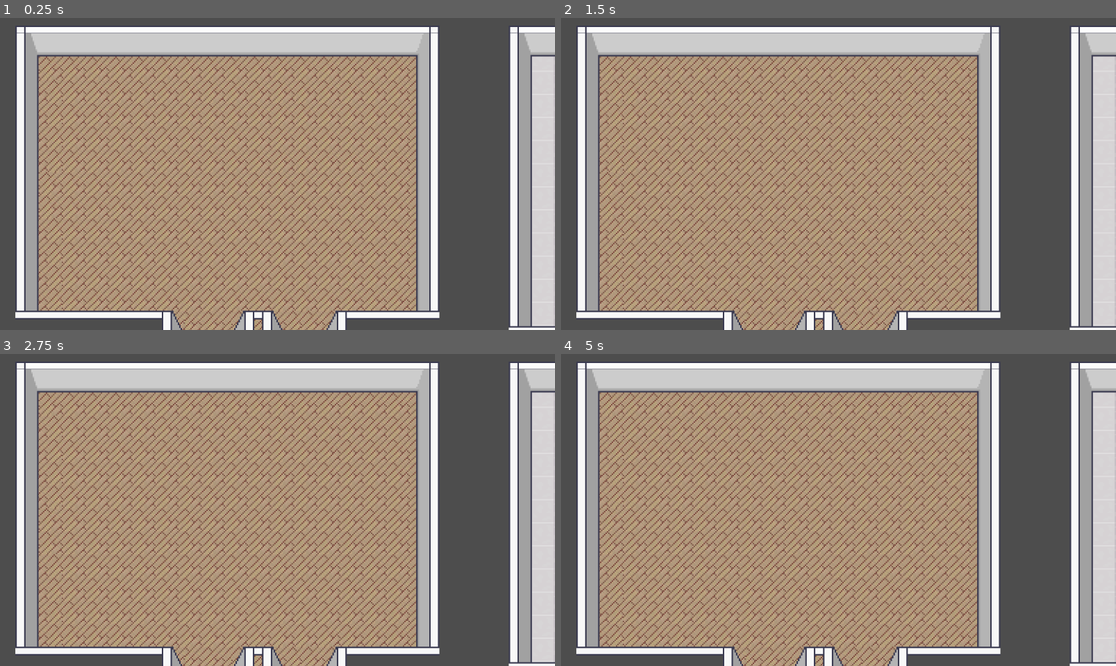
Above: before the commit, frames 1-4 (two rows, left to right).
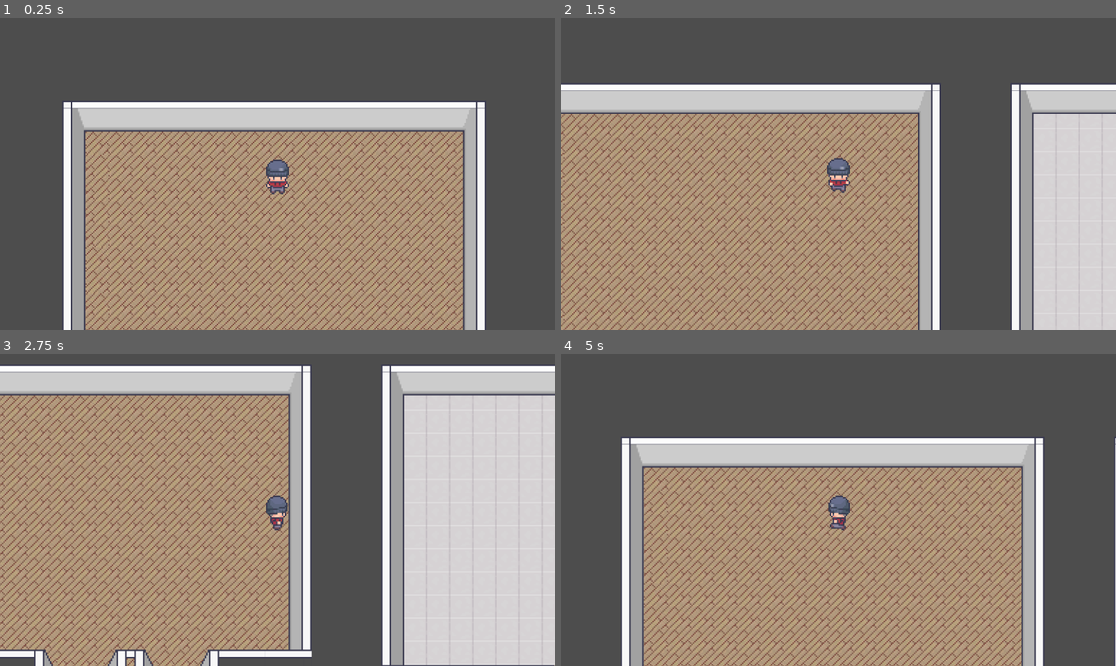
Above: after the commit, the same moments.

Repository: DaDave/JameGam-49
Game: Godot game, scene res://scenes/game/game.tscn
Two runs of this game, one before a commit and one after it. Both use one fixed random seed, a clock stepped at 60 frames per second and the inputs below. This scene is started directly instead of the project's main scene.
Inputs:
- Up to frame 1 (0.25 s): no input
- Up to frame 2 (1.5 s): tap Enter (player_interact) at 0.5, 1.35 s; hold D (player_right) 0.53-1.28 s; tap Space (player_dodge) at 0.6 s; hold S (player_down) from 1.28 s (still down)
- Up to frame 3 (2.75 s): release S (player_down) at 2.03 s; hold D (player_right) from 2.03 s (still down); tap Space (player_dodge) at 2.1 s
- Up to frame 4 (5 s): release D (player_right) at 2.78 s; hold Up (player_up) 2.78-3.53 s; tap Enter (player_interact) at 2.85, 4.35 s; hold Left (player_left) from 3.53 s (still down); tap Space (player_dodge) at 3.6 s

The runs differ from the first frame. In frame 1, 63% of the frame differs, in the area x 2-100%, y 2-100%; in frame 2, 67%; in frame 3, 66%; in frame 4, 67%.

Commit message:
Added collider for tiles

Diff:
--- a/scenes/game/game.tscn
+++ b/scenes/game/game.tscn
@@ -1,7 +1,8 @@
-[gd_scene load_steps=21 format=4 uid="uid://k0reyf16mn4x"]
+[gd_scene load_steps=22 format=4 uid="uid://k0reyf16mn4x"]
 
 [ext_resource type="Script" uid="uid://s7wtswnm8mhe" path="res://scenes/game/game.gd" id="1_0sr1o"]
 [ext_resource type="PackedScene" uid="uid://ciri27wpl8l7m" path="res://scenes/pause_menu/pause_menu.tscn" id="1_sul5r"]
+[ext_resource type="PackedScene" uid="uid://bv3co3tcjuqgx" path="res://scenes/player/Player.tscn" id="2_5jirj"]
 [ext_resource type="Texture2D" uid="uid://co08cid1pk4oh" path="res://assets/spritesheets/Generic_Home_1_Layer_1_48x48.png" id="3_kelw5"]
 [ext_resource type="Texture2D" uid="uid://bg5s7ytaf8w1b" path="res://assets/spritesheets/Condominium_Design_layer_1_48x48.png" id="4_kp23o"]
 [ext_resource type="PackedScene" uid="uid://jw72sm4n7uia" path="res://scenes/game_over_menu/game_over_menu.tscn" id="4_lfrn8"]
@@ -17,12 +18,18 @@
 texture_region_size = Vector2i(48, 48)
 use_texture_padding = false
 6:0/0 = 0
+6:0/0/physics_layer_0/polygon_0/points = PackedVector2Array(-24.836853, 23.707901, 24.83685, 23.707901, 24.83685, -23.707905, -24.272377, -24.272377)
 7:0/0 = 0
 8:0/0 = 0
+8:0/0/physics_layer_0/polygon_0/points = PackedVector2Array(-24.836853, 23.707901, 24.83685, 23.707901, 24.83685, -23.707905, -24.272377, -24.272377)
 9:0/0 = 0
+9:0/0/physics_layer_0/polygon_0/points = PackedVector2Array(-24.836853, 23.707901, 24.83685, 23.707901, 24.83685, -23.707905, -24.272377, -24.272377)
 10:0/0 = 0
+10:0/0/physics_layer_0/polygon_0/points = PackedVector2Array(-24.836853, 23.707901, 24.83685, 23.707901, 24.83685, -23.707905, -24.272377, -24.272377)
 11:0/0 = 0
+11:0/0/physics_layer_0/polygon_0/points = PackedVector2Array(-24.836853, 23.707901, 24.83685, 23.707901, 24.83685, -23.707905, -24.272377, -24.272377)
 12:0/0 = 0
+12:0/0/physics_layer_0/polygon_0/points = PackedVector2Array(-24.836853, 23.707901, 24.83685, 23.707901, 24.83685, -23.707905, -24.272377, -24.272377)
 13:0/0 = 0
 14:0/0 = 0
 15:0/0 = 0
@@ -50,12 +57,18 @@
 37:0/0 = 0
 38:0/0 = 0
 6:1/0 = 0
+6:1/0/physics_layer_0/polygon_0/points = PackedVector2Array(-24.836853, 23.707901, 24.83685, 23.707901, 24.83685, -23.707905, -24.272377, -24.272377)
 7:1/0 = 0
 8:1/0 = 0
+8:1/0/physics_layer_0/polygon_0/points = PackedVector2Array(-24.836853, 23.707901, 24.83685, 23.707901, 24.83685, -23.707905, -24.272377, -24.272377)
 9:1/0 = 0
+9:1/0/physics_layer_0/polygon_0/points = PackedVector2Array(-24.836853, 23.707901, 24.83685, 23.707901, 24.83685, -23.707905, -24.272377, -24.272377)
 10:1/0 = 0
+10:1/0/physics_layer_0/polygon_0/points = PackedVector2Array(-24.836853, 23.707901, 24.83685, 23.707901, 24.83685, -23.707905, -24.272377, -24.272377)
 11:1/0 = 0
+11:1/0/physics_layer_0/polygon_0/points = PackedVector2Array(-24.836853, 23.707901, 24.83685, 23.707901, 24.83685, -23.707905, -24.272377, -24.272377)
 12:1/0 = 0
+12:1/0/physics_layer_0/polygon_0/points = PackedVector2Array(-24.836853, 23.707901, 24.83685, 23.707901, 24.83685, -23.707905, -24.272377, -24.272377)
 13:1/0 = 0
 14:1/0 = 0
 15:1/0 = 0
@@ -89,6 +102,7 @@
 10:2/0 = 0
 11:2/0 = 0
 12:2/0 = 0
+12:2/0/physics_layer_0/polygon_0/points = PackedVector2Array(-24.836853, 23.707901, 24.83685, 23.707901, 24.83685, -23.707905, -24.272377, -24.272377)
 13:2/0 = 0
 14:2/0 = 0
 15:2/0 = 0
@@ -122,7 +136,9 @@
 10:3/0 = 0
 11:3/0 = 0
 12:3/0 = 0
+12:3/0/physics_layer_0/polygon_0/points = PackedVector2Array(-24.836853, 23.707901, 24.83685, 23.707901, 24.83685, -23.707905, -24.272377, -24.272377)
 13:3/0 = 0
+13:3/0/physics_layer_0/polygon_0/points = PackedVector2Array(-24.836853, 23.707901, 24.83685, 23.707901, 24.83685, -23.707905, -24.272377, -24.272377)
 14:3/0 = 0
 15:3/0 = 0
 16:3/0 = 0
@@ -155,7 +171,9 @@
 10:4/0 = 0
 11:4/0 = 0
 12:4/0 = 0
+12:4/0/physics_layer_0/polygon_0/points = PackedVector2Array(-24.836853, 23.707901, 24.83685, 23.707901, 24.83685, -23.707905, -24.272377, -24.272377)
 13:4/0 = 0
+13:4/0/physics_layer_0/polygon_0/points = PackedVector2Array(-24.836853, 23.707901, 24.83685, 23.707901, 24.83685, -23.707905, -24.272377, -24.272377)
 14:4/0 = 0
 15:4/0 = 0
 16:4/0 = 0
@@ -215,8 +233,11 @@
 37:5/0 = 0
 38:5/0 = 0
 0:6/0 = 0
+0:6/0/physics_layer_0/polygon_0/points = PackedVector2Array(-24.836853, 23.707901, 24.83685, 23.707901, 24.83685, -23.707905, -24.272377, -24.272377)
 1:6/0 = 0
+1:6/0/physics_layer_0/polygon_0/points = PackedVector2Array(-24.836853, 23.707901, 24.83685, 23.707901, 24.83685, -23.707905, -24.272377, -24.272377)
 2:6/0 = 0
+2:6/0/physics_layer_0/polygon_0/points = PackedVector2Array(-24.836853, 23.707901, 24.83685, 23.707901, 24.83685, -23.707905, -24.272377, -24.272377)
 3:6/0 = 0
 4:6/0 = 0
 5:6/0 = 0
@@ -227,7 +248,9 @@
 10:6/0 = 0
 11:6/0 = 0
 12:6/0 = 0
+12:6/0/physics_layer_0/polygon_0/points = PackedVector2Array(-24.836853, 23.707901, 24.83685, 23.707901, 24.83685, -23.707905, -24.272377, -24.272377)
 13:6/0 = 0
+13:6/0/physics_layer_0/polygon_0/points = PackedVector2Array(-24.836853, 23.707901, 24.83685, 23.707901, 24.83685, -23.707905, -24.272377, -24.272377)
 14:6/0 = 0
 15:6/0 = 0
 16:6/0 = 0
@@ -256,6 +279,7 @@
 0:7/0 = 0
 1:7/0 = 0
 2:7/0 = 0
+2:7/0/physics_layer_0/polygon_0/points = PackedVector2Array(-24.836853, 23.707901, 24.83685, 23.707901, 24.83685, -23.707905, -24.272377, -24.272377)
 3:7/0 = 0
 4:7/0 = 0
 5:7/0 = 0
@@ -266,6 +290,7 @@
 10:7/0 = 0
 11:7/0 = 0
 12:7/0 = 0
+12:7/0/physics_layer_0/polygon_0/points = PackedVector2Array(-24.836853, 23.707901, 24.83685, 23.707901, 24.83685, -23.707905, -24.272377, -24.272377)
 13:7/0 = 0
 14:7/0 = 0
 15:7/0 = 0
@@ -295,16 +320,26 @@
 0:8/0 = 0
 1:8/0 = 0
 2:8/0 = 0
+2:8/0/physics_layer_0/polygon_0/points = PackedVector2Array(-24.836853, 23.707901, 24.83685, 23.707901, 24.83685, -23.707905, -24.272377, -24.272377)
 3:8/0 = 0
+3:8/0/physics_layer_0/polygon_0/points = PackedVector2Array(-24.836853, 23.707901, 24.83685, 23.707901, 24.83685, -23.707905, -24.272377, -24.272377)
 4:8/0 = 0
+4:8/0/physics_layer_0/polygon_0/points = PackedVector2Array(-24.836853, 23.707901, 24.83685, 23.707901, 24.83685, -23.707905, -24.272377, -24.272377)
 5:8/0 = 0
+5:8/0/physics_layer_0/polygon_0/points = PackedVector2Array(-24.836853, 23.707901, 24.83685, 23.707901, 24.83685, -23.707905, -24.272377, -24.272377)
 6:8/0 = 0
+6:8/0/physics_layer_0/polygon_0/points = PackedVector2Array(-24.836853, 23.707901, 24.83685, 23.707901, 24.83685, -23.707905, -24.272377, -24.272377)
 7:8/0 = 0
 8:8/0 = 0
+8:8/0/physics_layer_0/polygon_0/points = PackedVector2Array(-24.836853, 23.707901, 24.83685, 23.707901, 24.83685, -23.707905, -24.272377, -24.272377)
 9:8/0 = 0
+9:8/0/physics_layer_0/polygon_0/points = PackedVector2Array(-24.836853, 23.707901, 24.83685, 23.707901, 24.83685, -23.707905, -24.272377, -24.272377)
 10:8/0 = 0
+10:8/0/physics_layer_0/polygon_0/points = PackedVector2Array(-24.836853, 23.707901, 24.83685, 23.707901, 24.83685, -23.707905, -24.272377, -24.272377)
 11:8/0 = 0
+11:8/0/physics_layer_0/polygon_0/points = PackedVector2Array(-24.836853, 23.707901, 24.83685, 23.707901, 24.83685, -23.707905, -24.272377, -24.272377)
 12:8/0 = 0
+12:8/0/physics_layer_0/polygon_0/points = PackedVector2Array(-24.836853, 23.707901, 24.83685, 23.707901, 24.83685, -23.707905, -24.272377, -24.272377)
 13:8/0 = 0
 14:8/0 = 0
 15:8/0 = 0
@@ -334,16 +369,26 @@
 0:9/0 = 0
 1:9/0 = 0
 2:9/0 = 0
+2:9/0/physics_layer_0/polygon_0/points = PackedVector2Array(-24.836853, 23.707901, 24.83685, 23.707901, 24.83685, -23.707905, -24.272377, -24.272377)
 3:9/0 = 0
+3:9/0/physics_layer_0/polygon_0/points = PackedVector2Array(-24.836853, 23.707901, 24.83685, 23.707901, 24.83685, -23.707905, -24.272377, -24.272377)
 4:9/0 = 0
+4:9/0/physics_layer_0/polygon_0/points = PackedVector2Array(-24.836853, 23.707901, 24.83685, 23.707901, 24.83685, -23.707905, -24.272377, -24.272377)
 5:9/0 = 0
+5:9/0/physics_layer_0/polygon_0/points = PackedVector2Array(-24.836853, 23.707901, 24.83685, 23.707901, 24.83685, -23.707905, -24.272377, -24.272377)
 6:9/0 = 0
+6:9/0/physics_layer_0/polygon_0/points = PackedVector2Array(-24.836853, 23.707901, 24.83685, 23.707901, 24.83685, -23.707905, -24.272377, -24.272377)
 7:9/0 = 0
 8:9/0 = 0
+8:9/0/physics_layer_0/polygon_0/points = PackedVector2Array(-24.836853, 23.707901, 24.83685, 23.707901, 24.83685, -23.707905, -24.272377, -24.272377)
 9:9/0 = 0
+9:9/0/physics_layer_0/polygon_0/points = PackedVector2Array(-24.836853, 23.707901, 24.83685, 23.707901, 24.83685, -23.707905, -24.272377, -24.272377)
 10:9/0 = 0
+10:9/0/physics_layer_0/polygon_0/points = PackedVector2Array(-24.836853, 23.707901, 24.83685, 23.707901, 24.83685, -23.707905, -24.272377, -24.272377)
 11:9/0 = 0
+11:9/0/physics_layer_0/polygon_0/points = PackedVector2Array(-24.836853, 23.707901, 24.83685, 23.707901, 24.83685, -23.707905, -24.272377, -24.272377)
 12:9/0 = 0
+12:9/0/physics_layer_0/polygon_0/points = PackedVector2Array(-24.836853, 23.707901, 24.83685, 23.707901, 24.83685, -23.707905, -24.272377, -24.272377)
 13:9/0 = 0
 14:9/0 = 0
 15:9/0 = 0
@@ -376,6 +421,7 @@
 0:10/0 = 0
 1:10/0 = 0
 2:10/0 = 0
+2:10/0/physics_layer_0/polygon_0/points = PackedVector2Array(-24.836853, 23.707901, 24.83685, 23.707901, 24.83685, -23.707905, -24.272377, -24.272377)
 3:10/0 = 0
 4:10/0 = 0
 5:10/0 = 0
@@ -386,6 +432,7 @@
 10:10/0 = 0
 11:10/0 = 0
 12:10/0 = 0
+12:10/0/physics_layer_0/polygon_0/points = PackedVector2Array(-24.836853, 23.707901, 24.83685, 23.707901, 24.83685, -23.707905, -24.272377, -24.272377)
 13:10/0 = 0
 14:10/0 = 0
 15:10/0 = 0
@@ -418,6 +465,7 @@
 0:11/0 = 0
 1:11/0 = 0
 2:11/0 = 0
+2:11/0/physics_layer_0/polygon_0/points = PackedVector2Array(-24.836853, 23.707901, 24.83685, 23.707901, 24.83685, -23.707905, -24.272377, -24.272377)
 3:11/0 = 0
 4:11/0 = 0
 5:11/0 = 0
@@ -428,6 +476,7 @@
 10:11/0 = 0
 11:11/0 = 0
 12:11/0 = 0
+12:11/0/physics_layer_0/polygon_0/points = PackedVector2Array(-24.836853, 23.707901, 24.83685, 23.707901, 24.83685, -23.707905, -24.272377, -24.272377)
 13:11/0 = 0
 14:11/0 = 0
 15:11/0 = 0
@@ -460,6 +509,7 @@
 0:12/0 = 0
 1:12/0 = 0
 2:12/0 = 0
+2:12/0/physics_layer_0/polygon_0/points = PackedVector2Array(-24.836853, 23.707901, 24.83685, 23.707901, 24.83685, -23.707905, -24.272377, -24.272377)
 3:12/0 = 0
 4:12/0 = 0
 5:12/0 = 0
@@ -470,6 +520,7 @@
 10:12/0 = 0
 11:12/0 = 0
 12:12/0 = 0
+12:12/0/physics_layer_0/polygon_0/points = PackedVector2Array(-24.836853, 23.707901, 24.83685, 23.707901, 24.83685, -23.707905, -24.272377, -24.272377)
 13:12/0 = 0
 14:12/0 = 0
 15:12/0 = 0
@@ -1451,36 +1502,50 @@
 37:39/0 = 0
 38:39/0 = 0
 2:0/0 = 0
+2:0/0/physics_layer_0/polygon_0/points = PackedVector2Array(-24.836853, 23.707901, 24.83685, 23.707901, 24.83685, -23.707905, -24.272377, -24.272377)
 3:0/0 = 0
+3:0/0/physics_layer_0/polygon_0/points = PackedVector2Array(-24.836853, 23.707901, 24.83685, 23.707901, 24.83685, -23.707905, -24.272377, -24.272377)
 3:1/0 = 0
+3:1/0/physics_layer_0/polygon_0/points = PackedVector2Array(-24.836853, 23.707901, 24.83685, 23.707901, 24.83685, -23.707905, -24.272377, -24.272377)
 4:1/0 = 0
+4:1/0/physics_layer_0/polygon_0/points = PackedVector2Array(-24.836853, 23.707901, 24.83685, 23.707901, 24.83685, -23.707905, -24.272377, -24.272377)
 5:1/0 = 0
+5:1/0/physics_layer_0/polygon_0/points = PackedVector2Array(-24.836853, 23.707901, 24.83685, 23.707901, 24.83685, -23.707905, -24.272377, -24.272377)
 5:2/0 = 0
 5:3/0 = 0
 5:4/0 = 0
 5:5/0 = 0
 5:0/0 = 0
+5:0/0/physics_layer_0/polygon_0/points = PackedVector2Array(-24.836853, 23.707901, 24.83685, 23.707901, 24.83685, -23.707905, -24.272377, -24.272377)
 4:2/0 = 0
 4:3/0 = 0
 4:4/0 = 0
 4:0/0 = 0
+4:0/0/physics_layer_0/polygon_0/points = PackedVector2Array(-24.836853, 23.707901, 24.83685, 23.707901, 24.83685, -23.707905, -24.272377, -24.272377)
 3:4/0 = 0
 3:5/0 = 0
 3:3/0 = 0
 3:2/0 = 0
 4:5/0 = 0
 2:3/0 = 0
+2:3/0/physics_layer_0/polygon_0/points = PackedVector2Array(-24.836853, 23.707901, 24.83685, 23.707901, 24.83685, -23.707905, -24.272377, -24.272377)
 2:2/0 = 0
+2:2/0/physics_layer_0/polygon_0/points = PackedVector2Array(-24.836853, 23.707901, 24.83685, 23.707901, 24.83685, -23.707905, -24.272377, -24.272377)
 2:1/0 = 0
+2:1/0/physics_layer_0/polygon_0/points = PackedVector2Array(-24.836853, 23.707901, 24.83685, 23.707901, 24.83685, -23.707905, -24.272377, -24.272377)
 1:1/0 = 0
 1:0/0 = 0
 1:4/0 = 0
 1:5/0 = 0
 1:3/0 = 0
+1:3/0/physics_layer_0/polygon_0/points = PackedVector2Array(-24.836853, 23.707901, 24.83685, 23.707901, 24.83685, -23.707905, -24.272377, -24.272377)
 1:2/0 = 0
+1:2/0/physics_layer_0/polygon_0/points = PackedVector2Array(-24.836853, 23.707901, 24.83685, 23.707901, 24.83685, -23.707905, -24.272377, -24.272377)
 0:3/0 = 0
+0:3/0/physics_layer_0/polygon_0/points = PackedVector2Array(-24.836853, 23.707901, 24.83685, 23.707901, 24.83685, -23.707905, -24.272377, -24.272377)
 0:4/0 = 0
 0:2/0 = 0
+0:2/0/physics_layer_0/polygon_0/points = PackedVector2Array(-24.836853, 23.707901, 24.83685, 23.707901, 24.83685, -23.707905, -24.272377, -24.272377)
 0:5/0 = 0
 2:4/0 = 0
 2:5/0 = 0
@@ -10555,21 +10620,8 @@
 [node name="Game" type="Node2D"]
 script = ExtResource("1_0sr1o")
 
-[node name="Rooms" type="Node2D" parent="."]
-
-[node name="CoffeeKitchen" type="Node2D" parent="Rooms"]
-
-[node name="BossOffice" type="Node2D" parent="Rooms"]
-
-[node name="Warehouse" type="Node2D" parent="Rooms"]
-
-[node name="Reception" type="Node2D" parent="Rooms"]
-
-[node name="MeetingRoom" type="Node2D" parent="Rooms"]
-
-[node name="OpenPlanOffice" type="Node2D" parent="Rooms"]
-
 [node name="TileMap" type="TileMap" parent="."]
+position = Vector2(-2, 48)
 tile_set = SubResource("TileSet_0sr1o")
 format = 2
 layer_0/tile_data = PackedInt32Array(393373, 458757, 8, 393376, 458757, 8, 393379, 458757, 8, 393382, 458757, 8, 393384 …(38868 unchanged characters)…
@@ -10588,6 +10640,23 @@
 use_parent_material = true
 tile_set = SubResource("TileSet_0sr1o")
 
+[node name="Rooms" type="Node2D" parent="."]
+
+[node name="CoffeeKitchen" type="Node2D" parent="Rooms"]
+
+[node name="BossOffice" type="Node2D" parent="Rooms"]
+
+[node name="Warehouse" type="Node2D" parent="Rooms"]
+
+[node name="Reception" type="Node2D" parent="Rooms"]
+
+[node name="MeetingRoom" type="Node2D" parent="Rooms"]
+
+[node name="OpenPlanOffice" type="Node2D" parent="Rooms"]
+
+[node name="Player" parent="." instance=ExtResource("2_5jirj")]
+position = Vector2(477, 216)
+
 [node name="VBoxContainer" type="VBoxContainer" parent="."]
 offset_right = 1152.0
 offset_bottom = 648.0
